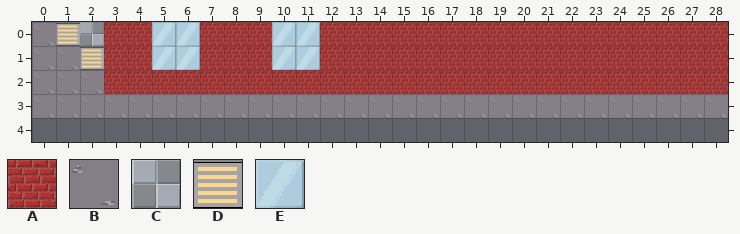
Two states of a Tiled map (JSON), game/src/commonMain/resources/level/street_back_alley.tmj. Above is the file before it was changed.
Cells are 48x48 px. Shown: x 0..28, y 0..4.
Key: from "Outside-Wall 48_48": A 2, B 4, C 16, D 25; from "Outside-Window 48_48": E 4.
_ is an empty cell, # one hidden under a higher layer.
Layers that did not change in this view are not listed.
Layer "floor" before, first column x 0:
0 B##__________________________
1 BB#__________________________
2 BBB__________________________
3 BBBBBBBBBBBBBBBBBBBBBBBBBBBBB
4 _____________________________
Layer "wall" before, first column x 0:
0 _DCAAEEAAAEEAAAAAAAAAAAAAAAAA
1 __DAAEEAAAEEAAAAAAAAAAAAAAAAA
2 ___AAAAAAAAAAAAAAAAAAAAAAAAAA
3 _____________________________
4 _____________________________
Once edited:
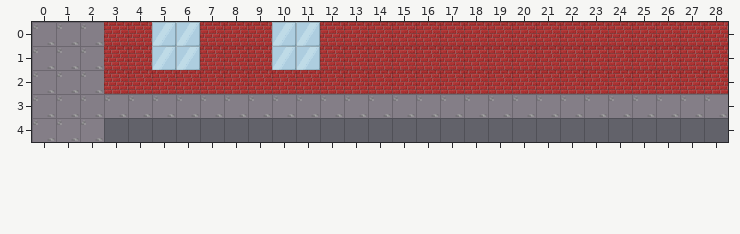
See-through tiles are keyed as they look on the map.
From old to new:
Changed rows in their new state; . is an unchanged cell.
Layer "floor":
first column x 2:
4 B
Layer "wall":
first column x 0:
0 .__
1 .._
4 BB.
Boxes around the changes in both pictures, in picture pixels (x1, y1, x2, y2):
removed: (56, 22, 104, 70)
added: (32, 118, 104, 142)
